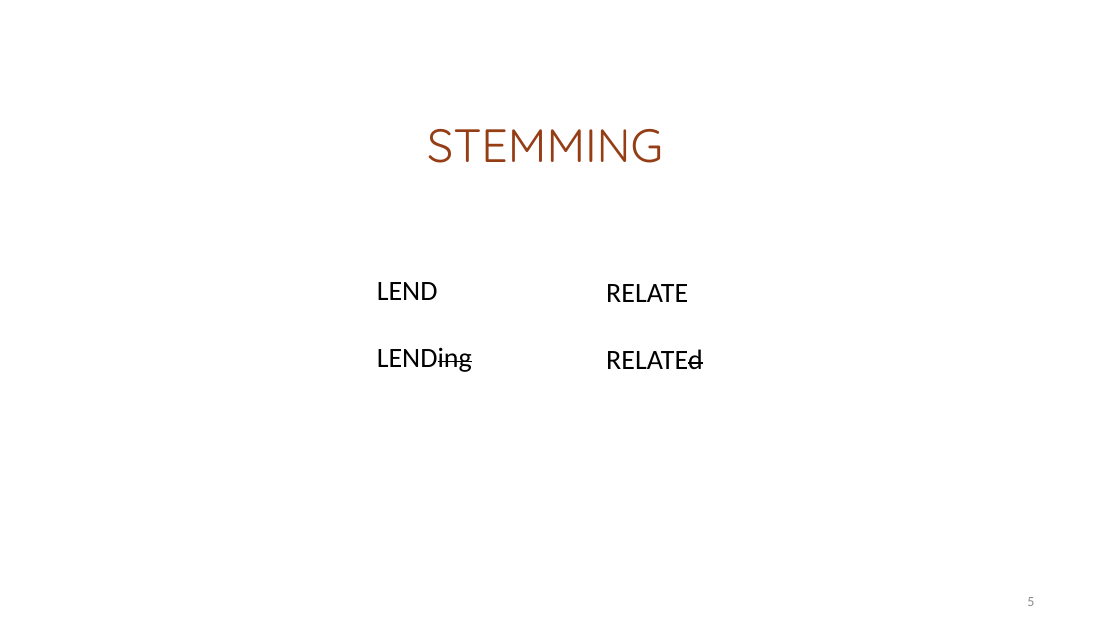
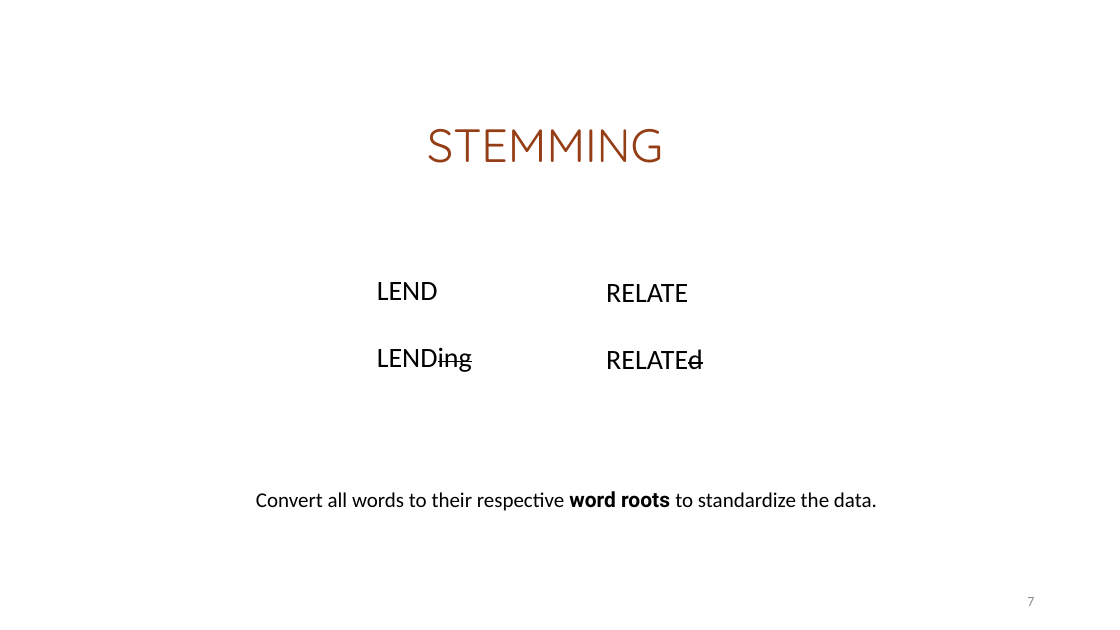
Before and after one commit to Watts-College/paf-514-template, a slide deck: slide 7 of lectures/text-analysis.pptx (slide 5 before the commit). Drawn at 1120x630 pixels with LibreOffice and Linux fonts; fonts in the diff are those of the drawing. Boxes give left, top, right and bottom in pixels: in the first picture for what was removed or moved away, otherwise in the second. Text is boxed around its words. In the diff, an @@ line names an element or a change of style, - is before the commit and + after.

Commit message:
add text analysis slides

```diff
--- a/lectures/text-analysis.pptx
+++ b/lectures/text-analysis.pptx
@@ text added at <box>256,491,877,511</box>, 18 pt, text #000000 @@
+Convert all words to their respective word roots to standardize the data.
@@ page number at <box>1027,597,1034,606</box>: text changed @@
-5
+7
```
Also in this commit, not shown: 4 other slides changed, 1 slide added, 1 slide removed, 2 other files.
